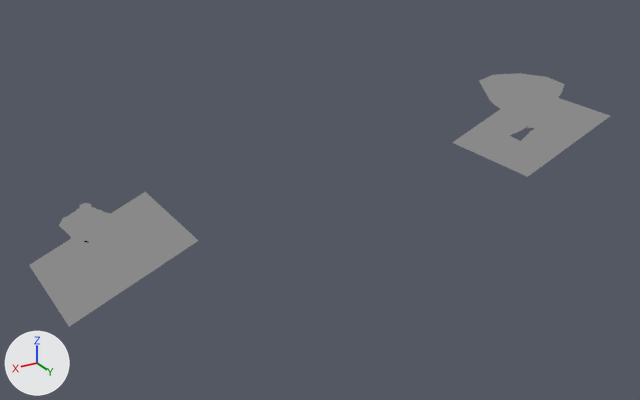
A saved change to the Blender file models/bowsersfuckingflyingfortress.blend.
Both versions are drawn from a 50 mm camera at (206.0, 710.0, 329.0) aimed at (-221.0, -3.0, -28.0). Arrows for +X, +Y and +Z are at lower left; the lights stay in place.

In view in the first picture: 'nocol', 'nocol.001', 'nocol.003', 'op.002'.
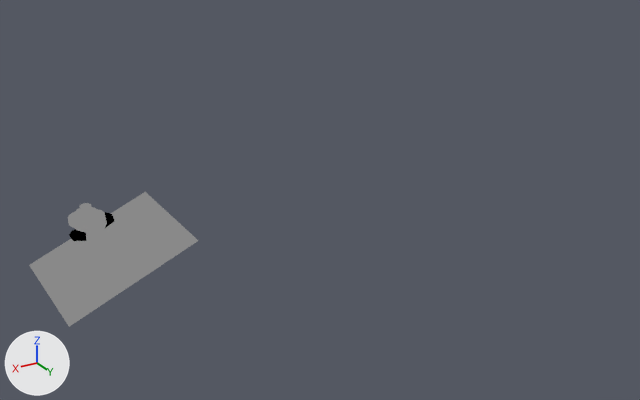
Pixel boxes (x1, y1, x2, y2) of what changed, in the pictures (640 x 400 px):
'nocol.001', hidden
    before: (452, 73, 610, 177)
'nocol', hidden
    before: (59, 212, 114, 241)

Patch to the scene script:
```diff
--- a/models/bowsersfuckingflyingfortress.blend.py
+++ b/models/bowsersfuckingflyingfortress.blend.py
@@ ob_nocol_001 @@
 ob_nocol_001.location = (-500.0, 0.0, 0.0)
+ob_nocol_001.hide_set(True)
@@ ob_nocol @@
 ob_nocol.location = (0.0, 0.0, 0.0)
+ob_nocol.hide_set(True)
```
